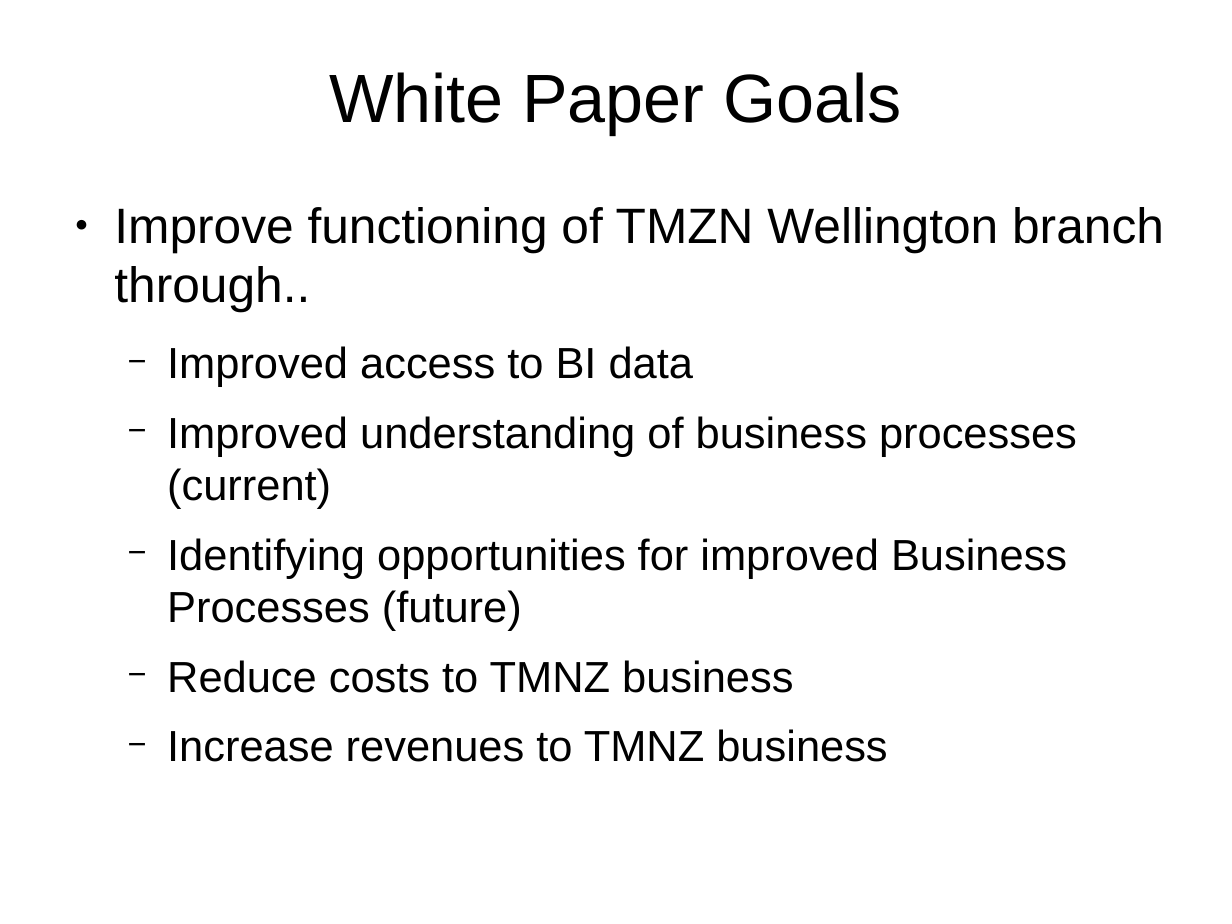
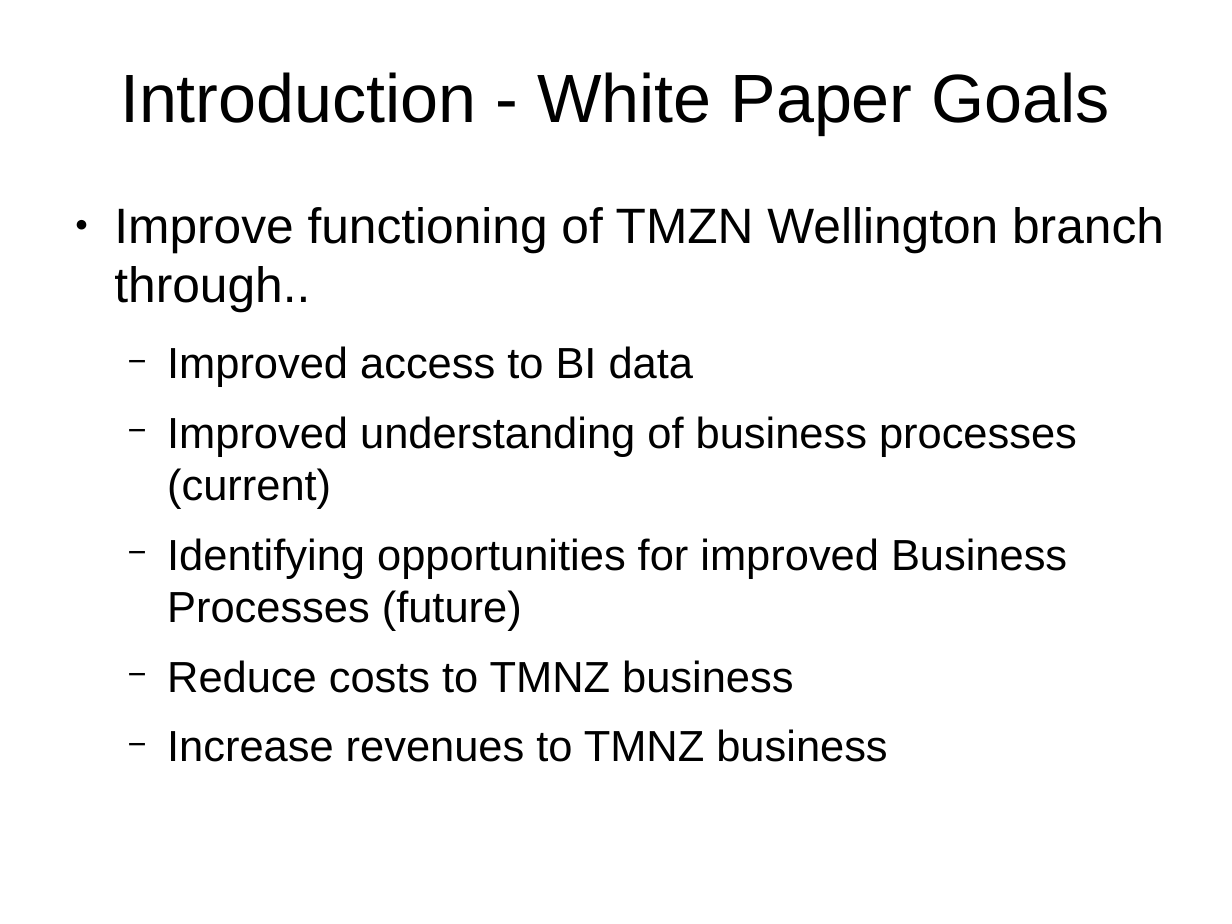
Before and after one commit to monkeysh1ne/TMNZ_Stuff, a slide deck: slide 3 of Workflows BP Models.odp. Drawn at 1232x924 pixels with LibreOffice and Linux fonts; fonts in the diff are those of the drawing. Boxes give left, top, right and bottom in pixels: in the first picture for what was removed or moved away, otherwise in the second. Text is boxed around its words. In the diff, an @@ line names an element or a change of style, - is before the commit and + after.

Commit message:
Added 'ROI, Title Page, TOC & Introduction' in 'Workflows BP Models' presentation.

```diff
--- a/Workflows BP Models.odp
+++ b/Workflows BP Models.odp
@@ title at (120,72,1110,134): text changed @@
-White Paper Goals
+Introduction - White Paper Goals
```
Also in this commit, not shown: 1 other file.
